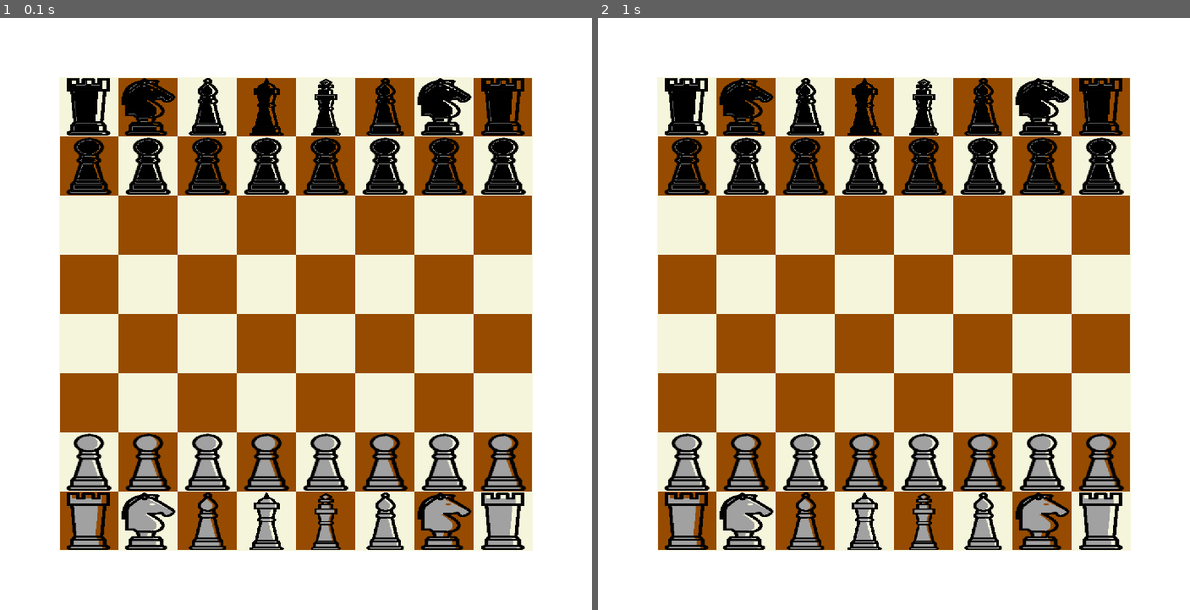
Above: before the commit, frames 1-2 (left to right).
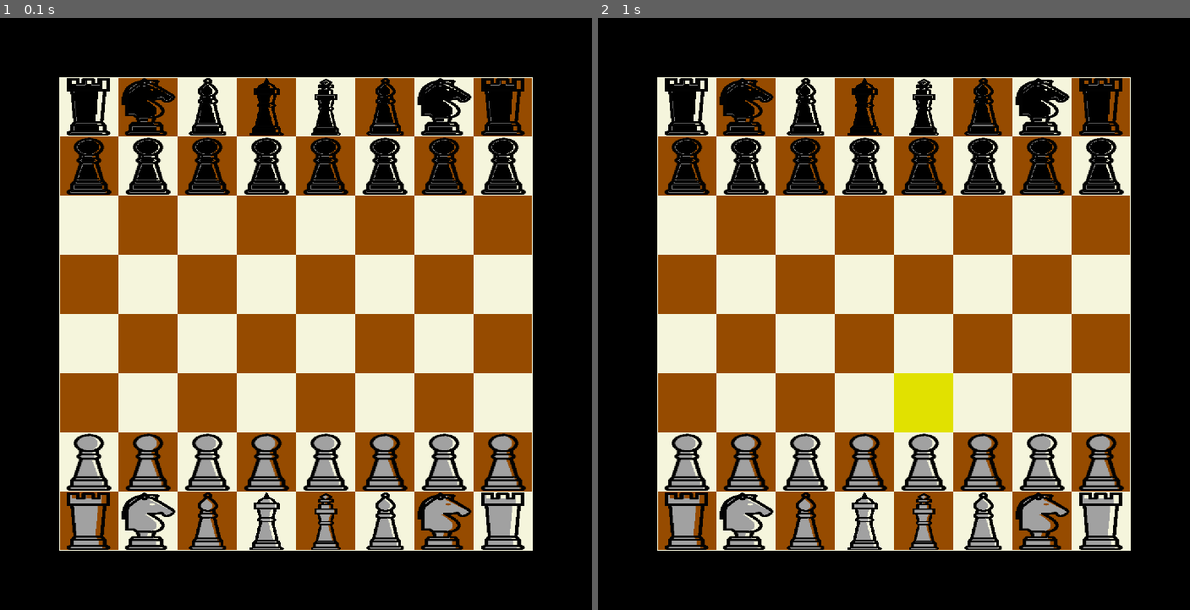
Above: after the commit, the same moments.

Repository: Gabyzera/ufpb_pygame_checkers
Game: pygame game, started from main.py
Two runs of this game, one before a commit and one after it. Both use one fixed random seed, a clock stepped at 60 frames per second and the inputs below.
Inputs (mouse positions are in pixels of both pictures, inside the frame that each line leads up to):
- Up to frame 1 (0.1 s): no input
- Up to frame 2 (1 s): click (894, 314) at 0.38 s; click (953, 444) at 0.72 s

The runs differ from the first frame. In frame 1, 36% of the frame differs, in the area x 0-100%, y 0-100%; in frame 2, 37%.

Commit message:
Movimento dos peoes

Diff:
--- a/main.py
+++ b/main.py
@@ -1,24 +1,25 @@
 import pygame
 
 pygame.init()
-branco = (255,255,255)
+##Tabela de cores
+preto = (0,0,0)
 marrom  = (150, 75, 0)
 bege = (245, 245, 220)
-tamanho = 70
+amarelo = (225,225,0)
+##
+tamanho = 70 ##tamanho de cada quadrado
 linhas_colunas = 8
 
 tela = pygame.display.set_mode(((linhas_colunas+2) * tamanho, (linhas_colunas+2)*tamanho))
 nome = pygame.display.set_caption('Xadrez')
 
-#pecas brancas:
-bispo = pygame.transform.scale(pygame.image.load("assets/sprites/bispo_v2.png"), (tamanho -2, tamanho -2))
-torre = pygame.transform.scale(pygame.image.load("assets/sprites/torre_v2.png"), (tamanho -2, tamanho - 2))
-cavalo = pygame.transform.scale(pygame.image.load("assets/sprites/cavalo_v2.png"), (tamanho -2, tamanho - 2))
-rainha = pygame.transform.scale(pygame.image.load("assets/sprites/rainha_v2.png"), (tamanho -2, tamanho - 2))
-rei = pygame.transform.scale(pygame.image.load("assets/sprites/rei_v2.png"), (tamanho -2, tamanho - 2))
-peao = pygame.transform.scale(pygame.image.load("assets/sprites/peao_v2.png"), (tamanho -2, tamanho - 2))
-
-#pecas pretas:
+#adicionando sprites:
+bispo_branco = pygame.transform.scale(pygame.image.load("assets/sprites/bispo_v2.png"), (tamanho -2, tamanho -2))
+torre_branco = pygame.transform.scale(pygame.image.load("assets/sprites/torre_v2.png"), (tamanho -2, tamanho - 2))
+cavalo_branco = pygame.transform.scale(pygame.image.load("assets/sprites/cavalo_v2.png"), (tamanho -2, tamanho - 2))
+rainha_branco = pygame.transform.scale(pygame.image.load("assets/sprites/rainha_v2.png"), (tamanho -2, tamanho - 2))
+rei_branco = pygame.transform.scale(pygame.image.load("assets/sprites/rei_v2.png"), (tamanho -2, tamanho - 2))
+peao_branco = pygame.transform.scale(pygame.image.load("assets/sprites/peao_v2.png"), (tamanho -2, tamanho - 2))
 bispo_preto = pygame.transform.scale(pygame.image.load("assets/sprites/bispo_v1.png"), (tamanho -2, tamanho -2))
 torre_preto = pygame.transform.scale(pygame.image.load("assets/sprites/torre_v1.png"), (tamanho -2, tamanho - 2))
 cavalo_preto = pygame.transform.scale(pygame.image.load("assets/sprites/cavalo_v1.png"), (tamanho -2, tamanho - 2))
@@ -26,34 +27,29 @@
 rei_preto = pygame.transform.scale(pygame.image.load("assets/sprites/rei_v1.png"), (tamanho -2, tamanho - 2))
 peao_preto = pygame.transform.scale(pygame.image.load("assets/sprites/peao_v1.png"), (tamanho -2, tamanho - 2))
 
-tela.fill(branco)
+tela.fill(preto)
 
 count = 0
 for i in range(1,linhas_colunas+1):
-    for z in range(1,linhas_colunas+1):
+    for j in range(1,linhas_colunas+1):
         if count % 2 == 0:
-            pygame.draw.rect(tela, bege,[tamanho*z,tamanho*i,tamanho,tamanho])
+            pygame.draw.rect(tela, bege,[tamanho*j,tamanho*i,tamanho,tamanho])
         else:
-            pygame.draw.rect(tela, marrom, [tamanho*z,tamanho*i,tamanho,tamanho])
-        count +=1
-    count-=1
+            pygame.draw.rect(tela, marrom, [tamanho*j,tamanho*i,tamanho,tamanho])
+        count += 1
+    count-= 1
+
 #pecas brancas:
-tela.blit(torre, (tamanho*1 + 1, tamanho*8 + 1))
-tela.blit(torre, (tamanho*8 + 1, tamanho*8 + 1))
-tela.blit(cavalo, (tamanho*2 + 1, tamanho*8 + 1))
-tela.blit(cavalo, (tamanho*7 + 1, tamanho*8 + 1))
-tela.blit(bispo, (tamanho*3 + 1, tamanho*8 + 1))
-tela.blit(bispo, (tamanho*6 + 1, tamanho*8 + 1))
-tela.blit(rainha, (tamanho*4 + 1, tamanho*8 + 1))
-tela.blit(rei, (tamanho*5 + 1, tamanho*8 + 1))
-tela.blit(peao, (tamanho*1 + 1, tamanho*7 + 1))
-tela.blit(peao, (tamanho*2 + 1, tamanho*7 + 1))
-tela.blit(peao, (tamanho*3 + 1, tamanho*7 + 1))
-tela.blit(peao, (tamanho*4 + 1, tamanho*7 + 1))
-tela.blit(peao, (tamanho*5 + 1, tamanho*7 + 1))
-tela.blit(peao, (tamanho*6 + 1, tamanho*7 + 1))
-tela.blit(peao, (tamanho*7 + 1, tamanho*7 + 1))
-tela.blit(peao, (tamanho*8 + 1, tamanho*7 + 1))
+tela.blit(torre_branco, (tamanho*1 + 1, tamanho*8 + 1))
+tela.blit(torre_branco, (tamanho*8 + 1, tamanho*8 + 1))
+tela.blit(cavalo_branco, (tamanho*2 + 1, tamanho*8 + 1))
+tela.blit(cavalo_branco, (tamanho*7 + 1, tamanho*8 + 1))
+tela.blit(bispo_branco, (tamanho*3 + 1, tamanho*8 + 1))
+tela.blit(bispo_branco, (tamanho*6 + 1, tamanho*8 + 1))
+tela.blit(rainha_branco, (tamanho*4 + 1, tamanho*8 + 1))
+tela.blit(rei_branco, (tamanho*5 + 1, tamanho*8 + 1))
+for i in range(1,9):
+    tela.blit(peao_branco, (tamanho*i + 1, tamanho*7 + 1))
 
 #pecas pretas:
 tela.blit(torre_preto, (tamanho*1 + 1, tamanho*1 + 1))
@@ -64,24 +60,117 @@
 tela.blit(bispo_preto, (tamanho*6 + 1, tamanho*1 + 1))
 tela.blit(rainha_preto, (tamanho*4 + 1, tamanho*1 + 1))
 tela.blit(rei_preto, (tamanho*5 + 1, tamanho*1 + 1))
-tela.blit(peao_preto, (tamanho*1 + 1, tamanho*2 + 1))
-tela.blit(peao_preto, (tamanho*2 + 1, tamanho*2 + 1))
-tela.blit(peao_preto, (tamanho*3 + 1, tamanho*2 + 1))
-tela.blit(peao_preto, (tamanho*4 + 1, tamanho*2 + 1))
-tela.blit(peao_preto, (tamanho*5 + 1, tamanho*2 + 1))
-tela.blit(peao_preto, (tamanho*6 + 1, tamanho*2 + 1))
-tela.blit(peao_preto, (tamanho*7 + 1, tamanho*2 + 1))
-tela.blit(peao_preto, (tamanho*8 + 1, tamanho*2 + 1))
-
+for i in range(1,9):
+    tela.blit(peao_preto, (tamanho*i + 1, tamanho*2 + 1))
 
 pygame.draw.rect(tela,bege,[tamanho,tamanho,linhas_colunas*tamanho,linhas_colunas*tamanho],1)
 
 pygame.display.update()
 
+##Guardando posições iniciais das peças no sistema
+posicoes = {'Ptorre_preto1' : (1,1),'Ptorre_preto2':(1,8),'Pcavalo_preto1':(1,2),'Pcavalo_preto2':(1,7),'Pbispo_preto1':(1,3),'Pbispo_preto2':(1,6),'Prainha_preto':(1,4),'Prei_preto':(1,5),'Ppeao_preto1':(2,1),'Ppeao_preto2':(2,2),'Ppeao_preto3':(2,3),'Ppeao_preto4':(2,4),'Ppeao_preto5':(2,5),'Ppeao_preto6':(2,6),'Ppeao_preto7':(2,7),'Ppeao_preto8':(2,8),'Ptorre_branco1' : (8,1),'Ptorre_branco2':(8,8),'Pcavalo_branco1':(8,2),'Pcavalo_branco2':(8,7),'Pbispo_branco1':(8,3),'Pbispo_branco2':(8,6),'Prainha_branco':(8,4),'Prei_branco':(8,5),'Ppeao_branco1':(7,1),'Ppeao_branco2':(7,2),'Ppeao_branco3':(7,3),'Ppeao_branco4':(7,4),'Ppeao_branco5':(7,5),'Ppeao_branco6':(7,6),'Ppeao_branco7':(7,7),'Ppeao_branco8':(7,8)}
+##
+##Funcoes
+def select(pos,possibilidades,turn):
+    keys = list(posicoes.keys())
+    values = list(posicoes.values())
+    for i in range(len(values)): ## mostrando qual peca foi selecionada
+        if values[i] == pos:
+            peca = keys[i]
+
+    if possibilidades != []:
+        if ((((possibilidades[0][0])%2) == 0) and (((possibilidades[0][1])%2) != 0)) or ((((possibilidades[0][0])%2) != 0) and (((possibilidades[0][1])%2) == 0)):
+            pygame.draw.rect(tela, marrom,[tamanho*(possibilidades[0][1]),tamanho*(possibilidades[0][0]),tamanho,tamanho])
+            pygame.display.update()
+        else:
+            pygame.draw.rect(tela, bege,[tamanho*(possibilidades[0][1]),tamanho*(possibilidades[0][0]),tamanho,tamanho])
+            pygame.display.update()
+
+    if turn == -1: ## Turno das pretas
+        if 'Ppeao_preto' in peca:
+         print('peao preto')
+         pygame.draw.rect(tela, amarelo,[tamanho*(pos[1]),tamanho*(pos[0]+1),tamanho,tamanho])
+         pygame.display.update()
+         possibilidades = [((pos[0]+1),(pos[1]))]
+         return possibilidades, pos
+
+    if turn == 1: ## Turno das brancas
+        if 'Ppeao_branco' in peca:
+         pygame.draw.rect(tela, amarelo,[tamanho*(pos[1]),tamanho*(pos[0]-1),tamanho,tamanho])
+         pygame.display.update()
+         possibilidades = [((pos[0]-1),(pos[1]))]
+         return possibilidades, pos
+    return 0,0
+
+def move(pos,Old_Pos):
+    keys = list(posicoes.keys())
+    values = list(posicoes.values())
+    if pos not in possibilidades: ## Para que o jogador siga as regras
+        print('esse movimento não é aceito')
+        return
+
+    for i in range(len(values)): ## mostrando qual peca vai ser movida
+      if values[i] == Old_Pos:
+        peca = keys[i]
+
+    pygame.mixer.music.load("assets/sounds/move.ogg")
+    pygame.mixer.music.play(1)
+
+    for i in range(len(values)): ## Mudando a posicao
+        if values[i] == Old_Pos:
+            posicoes[keys[i]] = pos
+
+    if (((Old_Pos[0]%2) == 0) and ((Old_Pos[1]%2) != 0)) or (((Old_Pos[0]%2) != 0) and ((Old_Pos[1]%2) == 0)): ## pintando a posicao anterior
+         pygame.draw.rect(tela, marrom,[tamanho*(Old_Pos[1]),tamanho*(Old_Pos[0]),tamanho,tamanho])
+    else:
+         pygame.draw.rect(tela, bege,[tamanho*(Old_Pos[1]),tamanho*(Old_Pos[0]),tamanho,tamanho])
+
+    if 'Ppeao_preto' in peca:
+        if (((pos[0]%2) == 0) and ((pos[1]%2) != 0)) or (((pos[0]%2) != 0) and ((pos[1]%2) == 0)): ## colocando o peao na nova posicao
+         pygame.draw.rect(tela, marrom,[tamanho*(pos[1]),tamanho*(pos[0]),tamanho,tamanho])
+        else:
+         pygame.draw.rect(tela, bege,[tamanho*(pos[1]),tamanho*(pos[0]),tamanho,tamanho])
+        tela.blit(peao_preto, (tamanho*pos[1] + 1, tamanho*pos[0] + 1))
+
+    if 'Ppeao_branco' in peca:
+        if (((pos[0]%2) == 0) and ((pos[1]%2) != 0)) or (((pos[0]%2) != 0) and ((pos[1]%2) == 0)): ## colocando o peao na nova posicao
+         pygame.draw.rect(tela, marrom,[tamanho*(pos[1]),tamanho*(pos[0]),tamanho,tamanho])
+        else:
+         pygame.draw.rect(tela, bege,[tamanho*(pos[1]),tamanho*(pos[0]),tamanho,tamanho])
+        tela.blit(peao_branco, (tamanho*pos[1] + 1, tamanho*pos[0] + 1))
+
+    pygame.display.update()
+
+##
+
 jogo = True
+selecao = () ##tupla para armazenar selecao do jogador
+selecionado = False
+possibilidades = []
+selecoes = []
+turno = 1
 while jogo:
     for evento in pygame.event.get():
         if (evento.type == pygame.QUIT):
             jogo = False
+        elif evento.type == pygame.MOUSEBUTTONDOWN:
+            location = pygame.mouse.get_pos() #(x, y) localização do mouse
+            coluna = location[0] // tamanho
+            linha = location[1] // tamanho
+            if selecao == (linha, coluna): # Quando o jogador clica em um local qualquer
+                if selecionado == True: ##Começa o movimento
+                  move(selecao,OldPos)
+                  turno = -turno
+                selecao = () ##tornar seleçao vazia
+                possibilidades = [] ##Limpando possibilidades
+                selecionado = False
+
+            else:
+                selecao = (linha, coluna)
+                print(selecao)
+                if selecao in posicoes.values():
+                    possibilidades, OldPos = select(selecao,possibilidades,turno)
+                    selecionado = True
+                    print(possibilidades)
 
 pygame.quit()
Not shown, added: assets/sounds/move.ogg
